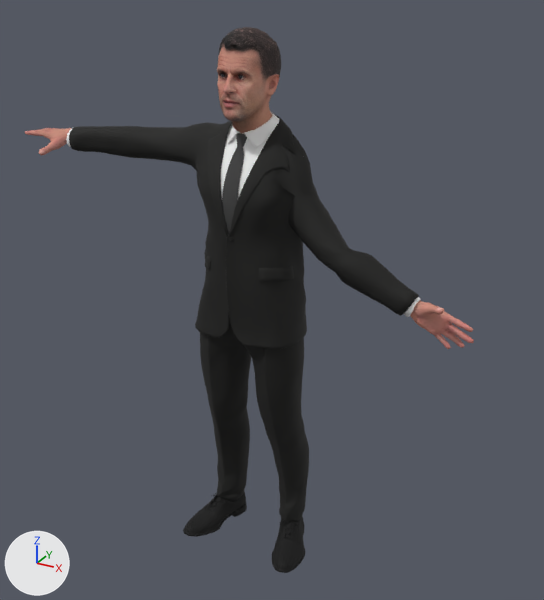
What one commit did to the glTF model public/models/macron.glb.
Camera for both pictures: a 50 mm camera at (1.158, -1.978, 1.957) aimed at (0.051, 0.036, 0.95). Every picture has the same lights, and +X, +Y and +Z are marked at lower left. The picture after the commit comes second. Where no turn or scale is listed for an object, it has been applied to the vertices. Vertices at exactly the same position are counted once.

Script lines for the objects in view, before the commit:
```python
me_1 = bpy.data.meshes.new('1')
me_1.from_pydata(...)  # 6887 vertices, 13640 faces; spans x -0.091..0.093, y -0.144..0.089, z 1.505..1.807
me_1.materials.append(mat_avatarhead)  # picture img_image_1
me_avatarbody_avatarbody_0 = bpy.data.meshes.new('AvatarBody_AvatarBody_0')
me_avatarbody_avatarbody_0.from_pydata(...)  # 1716 vertices, 3395 faces; spans x -0.88..0.73, y -0.13..0.03, z 0.93..1.46
me_avatarbody_avatarbody_0.materials.append(mat_avatarbody)  # picture img_image_0
me_outfit_outfit_0 = bpy.data.meshes.new('outfit_outfit_0')
me_outfit_outfit_0.from_pydata(...)  # 20831 vertices, 40539 faces; spans x -0.7..0.56, y -0.18..0.15, z 0.0..1.56
me_outfit_outfit_0.materials.append(mat_outfit)  # picture img_image_6
ob_object_15 = bpy.data.objects.new('Object_15', me_outfit_outfit_0)
ob_object_15.location = (0.0, 0.0, 0.0)
ob_object_6 = bpy.data.objects.new('Object_6', me_avatarbody_avatarbody_0)
ob_object_6.location = (0.0, 0.0, 0.0)
ob_object_8 = bpy.data.objects.new('Object_8', me_1)
ob_object_8.location = (0.0, 0.0, 0.0)
```
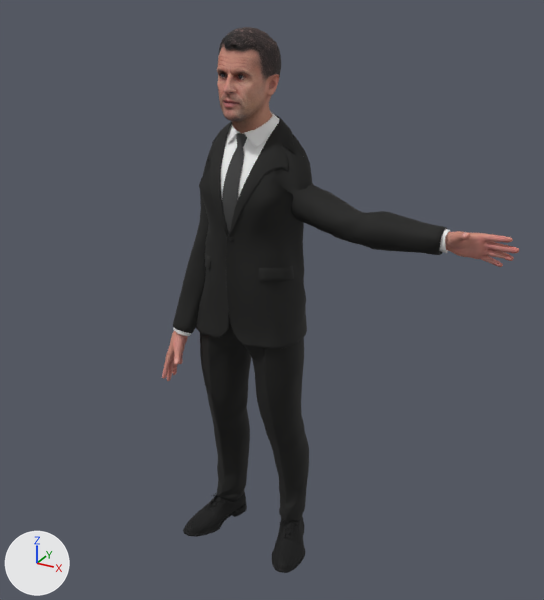
Changed parts and their boxes (x1, y1, x2, y2) in the pictures (544 x 600 px; the box of a moved part takes in the faces that stretch with it):
```json
{"object": "Object_15", "change": "reshaped", "before": [66, 111, 421, 573], "after": [173, 111, 451, 573], "on screen": "22% narrower"}
{"object": "Object_6", "change": "reshaped", "before": [25, 128, 474, 349], "after": [162, 231, 520, 381], "on screen": "20% narrower, 32% shorter"}
{"part": 1, "of": "me_avatarbody_avatarbody_0", "change": "moved or reshaped", "before": [410, 300, 474, 349], "after": [445, 231, 520, 267]}
{"part": 2, "of": "me_avatarbody_avatarbody_0", "change": "moved or reshaped", "before": [25, 128, 72, 155], "after": [162, 331, 188, 381]}
{"part": 3, "of": "me_outfit_outfit_0", "change": "moved or reshaped", "before": [66, 128, 73, 147], "after": [173, 328, 191, 336], "on screen": "mostly hidden"}
{"part": 4, "of": "me_outfit_outfit_0", "change": "moved or reshaped", "before": [404, 297, 421, 317], "after": [439, 229, 451, 253]}
{"part": 5, "of": "me_outfit_outfit_0", "change": "moved or reshaped", "before": [69, 121, 419, 316], "after": [173, 123, 447, 333]}
```

Scene script edits in JSON lines:
```json
{"block": "me_avatarbody_avatarbody_0", "where": "# used by ob_object_6; location = (0.0, 0.0, 0.0)"}
{"op": "remove", "block": "me_avatarbody_avatarbody_0", "code": "me_avatarbody_avatarbody_0.from_pydata(...)  # 1716 vertices, 3395 faces; spans x -0.88..0.73, y -0.13..0.03, z 0.93..1.46"}
{"op": "add", "block": "me_avatarbody_avatarbody_0", "code": "me_avatarbody_avatarbody_0.from_pydata(...)  # 1716 vertices, 3395 faces; spans x -0.26..0.83, y -0.21..0.03, z 0.65..1.33"}
{"block": "me_avatarbody_avatarbody_0", "change": "me_avatarbody_avatarbody_0 part 1: the loose piece of 866 vertices spanning x 0.52..0.73, y -0.07..0.03, z 0.93..1.09 is multiplied about its middle by the matrix ((0.909, 0.045, -0.414), (-0.153, 0.96, -0.232), (0.388, 0.275, 0.88)), then moved by (0.09, -0.01, 0.25)"}
{"block": "me_avatarbody_avatarbody_0", "change": "me_avatarbody_avatarbody_0 part 2: the loose piece of 850 vertices spanning x -0.88..-0.67, y -0.13..0.02, z 1.38..1.46 is multiplied about its middle by the matrix ((0.219, -0.118, -0.969), (0.118, 0.989, -0.093), (0.969, -0.093, 0.23)), then moved by (0.56, -0.08, -0.67)"}
{"block": "me_outfit_outfit_0", "where": "# used by ob_object_15; location = (0.0, 0.0, 0.0)"}
{"op": "remove", "block": "me_outfit_outfit_0", "code": "me_outfit_outfit_0.from_pydata(...)  # 20831 vertices, 40539 faces; spans x -0.7..0.56, y -0.18..0.15, z 0.0..1.56"}
{"op": "add", "block": "me_outfit_outfit_0", "code": "me_outfit_outfit_0.from_pydata(...)  # 20831 vertices, 40539 faces; spans x -0.25..0.63, y -0.18..0.15, z 0.0..1.56"}
{"block": "me_outfit_outfit_0", "change": "me_outfit_outfit_0 part 3: the loose piece of 232 vertices spanning x -0.7..-0.63, y -0.08..0.01, z 1.39..1.46 is multiplied about its middle by the matrix ((0.219, -0.118, -0.969), (0.118, 0.989, -0.093), (0.969, -0.093, 0.23)), then moved by (0.45, -0.07, -0.57)"}
{"block": "me_outfit_outfit_0", "change": "me_outfit_outfit_0 part 4: the loose piece of 232 vertices spanning x 0.48..0.56, y -0.03..0.03, z 1.01..1.1 is multiplied about its middle by the matrix ((0.888, 0.048, -0.457), (-0.168, 0.96, -0.226), (0.428, 0.277, 0.86)), then moved by (0.08, -0.01, 0.21)"}
{"block": "me_outfit_outfit_0", "change": "me_outfit_outfit_0 part 5: 1039 of 20831 vertices moved; they spanned x -0.68..0.56, y -0.09..0.14, z 1.01..1.55 and now span x -0.25..0.62, y -0.14..0.14, z 0.83..1.55; mean shift (0.14, -0.02, -0.11); largest move (-0.68, 0.01, 1.45) -> (-0.24, -0.07, 0.84)"}
```
